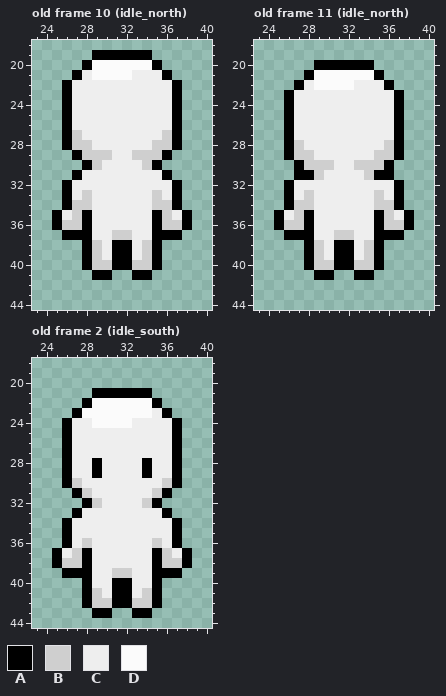
One commit to this pixel-art file: WoW.Client/Content/Data/Characters/human_spritesheet.ase. Above, as it was before the edit.
64x64 pixels, 16 frames. Shown: old frame 10 (idle_north): x 23..40, y 18..44; old frame 11 (idle_north): x 23..40, y 18..44; old frame 2 (idle_south): x 23..40, y 18..44. The commit also changed other frames, which this record leaves out.
Palette (. is transparent): A #000000  B #cfcfcf  C #eeeeee  D #fbfbfb
Pixels before, old frame 10 (idle_north), first column x 25:
19 ....AAAAAA....
20 ...ADDDDDDA...
21 ..ACDDDDCCCA..
22 .ACCCCCCCCCCA.
23 .ACCCCCCCCCCA.
24 .ACCCCCCCCCCA.
25 .ACCCCCCCCCCA.
26 .ACCCCCCCCCCA.
27 .ABCCCCCCCCBA.
28 .ABBCCCCCCBBA.
29 ..ABBBCCBBBA..
30 ...ABCCCCBA...
31 ..ACCCCCCCCA..
32 .ACCCCCCCCCCA.
33 .ACBCCCCCCBCA.
34 .ABBCCCCCCBBA.
35 ACBACCCCCCABCA
36 ABBACCCCCCABBA
37 .AAACCBBCCAAA.
38 ...ABCAACBA...
39 ...ABCAACBA...
40 ...ABBAABBA...
41 ....AA..AA....
Pixels before, old frame 11 (idle_north), first column x 25:
20 ....AAAAAA....
21 ...ADDDDDDA...
22 ..ACDDDDCCCA..
23 .ACCCCCCCCCCA.
24 .ACCCCCCCCCCA.
25 .ACCCCCCCCCCA.
26 .ACCCCCCCCCCA.
27 .ACCCCCCCCCCA.
28 .ABCCCCCCCCBA.
29 .ABBCCCCCCBBA.
30 ..ABBBCCBBBA..
31 ..AABCCCCBAA..
32 .ACCCCCCCCCCA.
33 .ACBCCCCCCBCA.
34 .ABBCCCCCCBBA.
35 ACBACCCCCCABCA
36 ABBACCCCCCABBA
37 .AAACCBBCCAAA.
38 ...ABCAACBA...
39 ...ABCAACBA...
40 ...ABBAABBA...
41 ....AA..AA....
Pixels before, old frame 2 (idle_south), first column x 25:
21 ....AAAAAA....
22 ...ADDDDDDA...
23 ..ADDDDDDDCA..
24 .ACCDDDDCCCCA.
25 .ACCCCCCCCCCA.
26 .ACCCCCCCCCCA.
27 .ACCCCCCCCCCA.
28 .ACCACCCCACCA.
29 .ACCACCCCACCA.
30 .ABCCCCCCCCBA.
31 ..ABCCCCCCBA..
32 ...ABCCCCBA...
33 ..ACCCCCCCCA..
34 .ACCCCCCCCCCA.
35 .ACCCCCCCCCCA.
36 .ACBCCCCCCBCA.
37 ACBACCCCCCABCA
38 ABBACCCCCCABBA
39 .AAACCBBCCAAA.
40 ...ACCAACCA...
41 ...ABCAACBA...
42 ...ABBAABBA...
43 ....AA..AA....
After the commit:
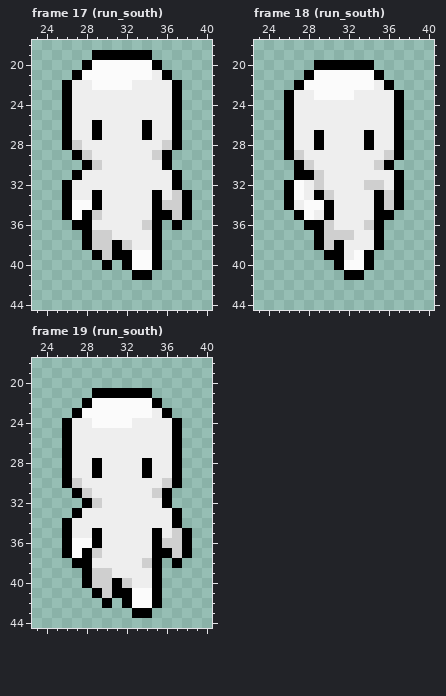
A new or re-ordered frame is compared with the old frame closest to it.
Changes in this commit:
frames 16 -> 23
Changed rows in their new state; - is an unchanged pixel.
Frame 17 (run_south) is new; against old frame 10 (idle_north):
first column x 28:
21 D----DD
22 -DDDD--
first column x 25:
26 ----A----A----
27 --C-A----A-C--
28 ---C------C---
29 ----CC--CC----
30 ---------CCA--
31 -----------CA-
33 ---CA-----A-BA
34 --DDA-----A-BA
35 .AD-B------AB-
36 ..A------B-.A.
37 -..-BBCC---..-
38 -----B-B-C----
39 ---.AB--DD----
40 ---..A.-DD----
41 ----..--------
Frame 18 (run_south) is new; against old frame 11 (idle_north):
first column x 28:
22 D----DD
23 -DDDD--
first column x 25:
27 ----A----A----
28 --C-A----A-C--
29 ---C------C---
30 ----CC--CC----
31 ---------CCCA-
32 --D-B----BB---
33 --DCAB----AB--
34 --CDDA----A---
35 ..AD-A-----A..
36 ...-AB---B-...
37 -...AB-----..-
38 ---.AB-C-C----
39 ---..A-CDA.---
40 ---...-DDA.---
41 ----..-A-.----
Frame 19 (run_south) is new; against old frame 2 (idle_south):
first column x 25:
32 ---------CCA--
33 -----------CA-
35 ----A-----A-BA
36 --DDA-----ABBA
37 .AD-B------AB-
38 ..A------B-.A.
39 -..-BBCC---..-
40 ----BB-B------
41 ---.AB--DD----
42 ---..A.-DD----
43 ----..--------
Boxes around the changes in both pictures, in picture pixels (x1, y1, x2, y2):
changed: (52, 70, 192, 280)
changed: (304, 80, 374, 100)
changed: (274, 130, 414, 280)
changed: (52, 498, 192, 618)
